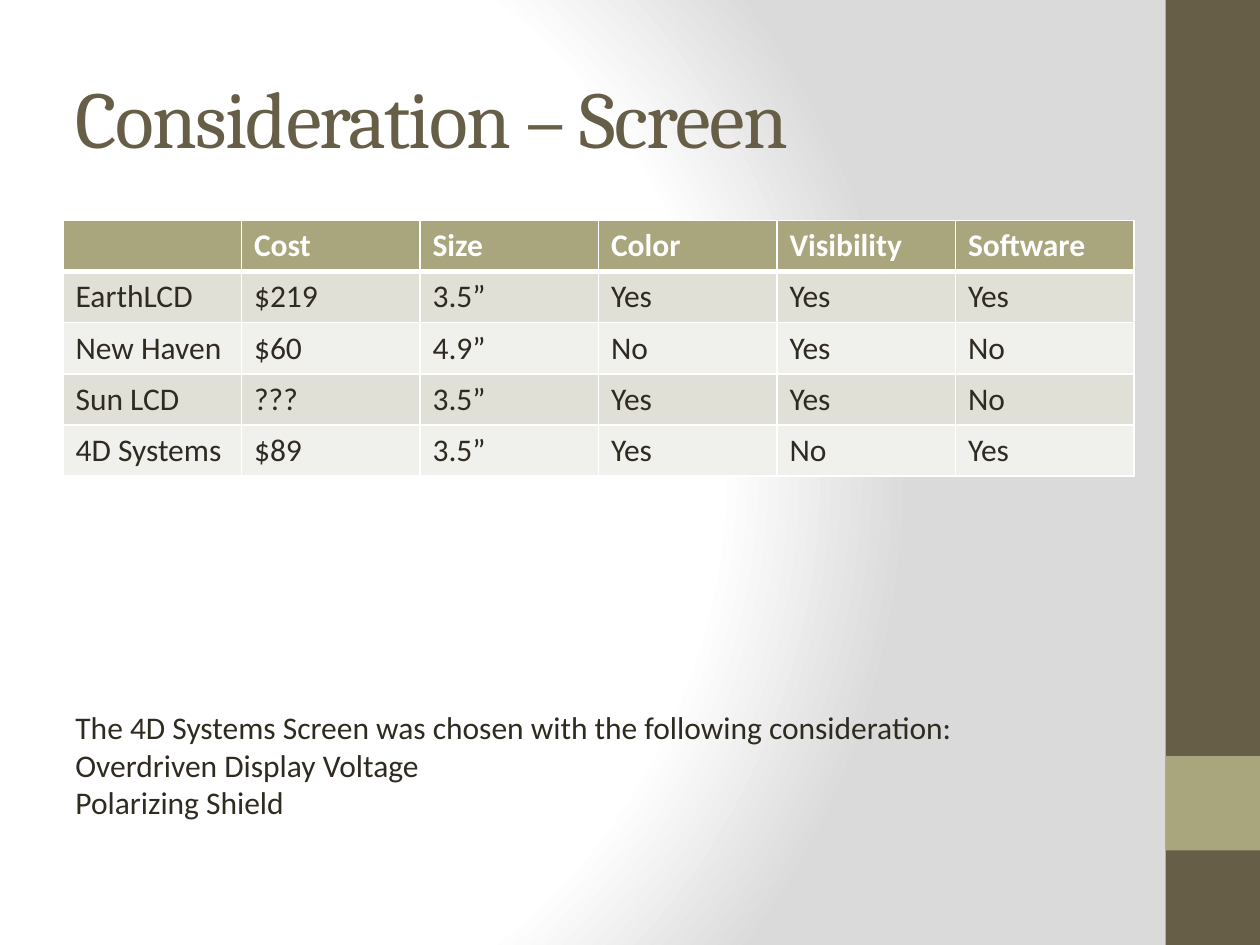
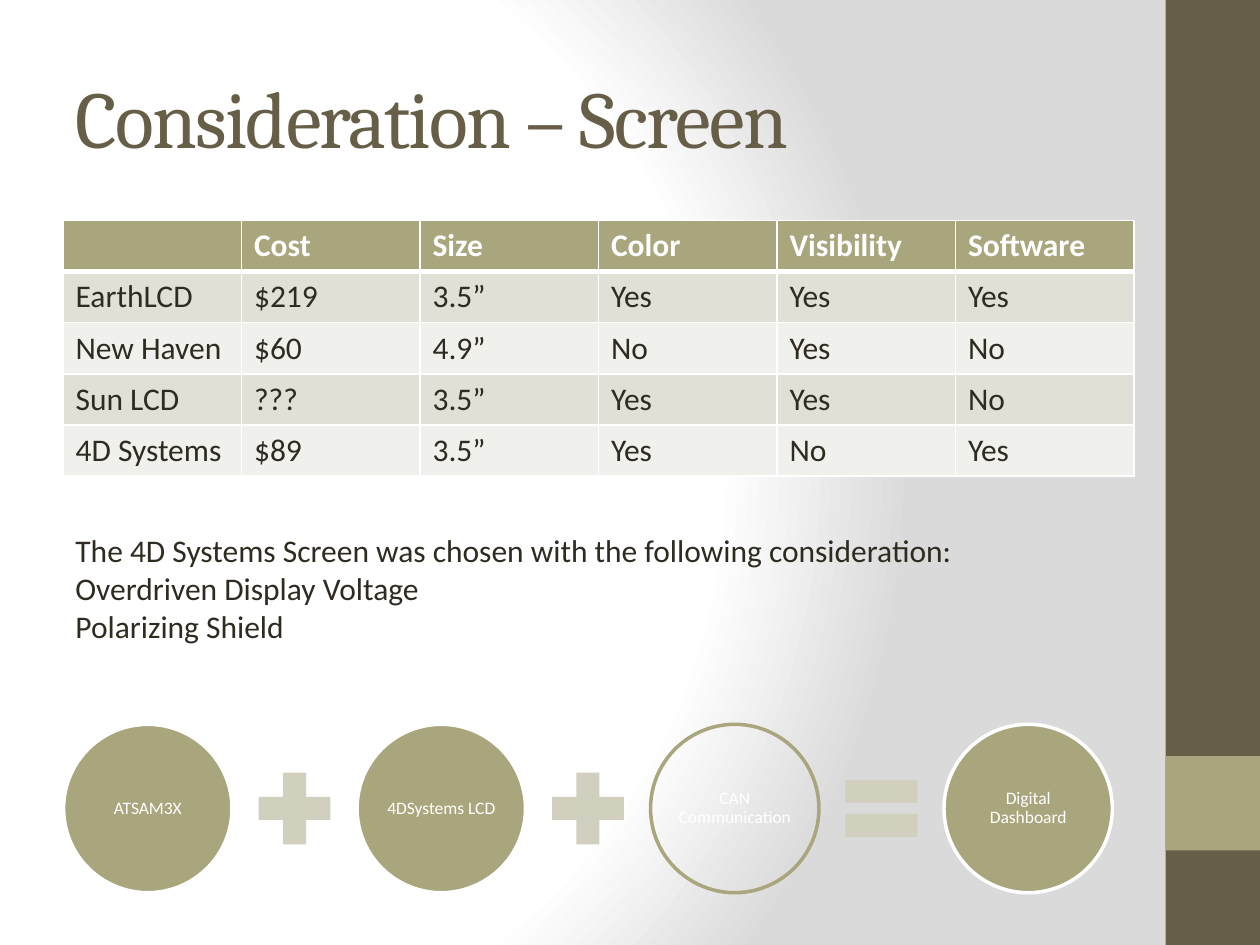
Before and after one commit to noahterickson/DigitalDash, a slide deck: slide 5 of Documentation/Capstone Documents/Presentation/finalPresentation.pptx. Drawn at 1260x945 pixels with LibreOffice and Linux fonts; fonts in the diff are those of the drawing. Boxes give left, top, right and bottom in pixels: in the first picture for what was removed or moved away, otherwise in the second. Text is boxed around its words. In the diff, an @@ line names an element or a change of style, - is before the commit and + after.

```diff
--- a/Documentation/Capstone Documents/Presentation/finalPresentation.pptx
+++ b/Documentation/Capstone Documents/Presentation/finalPresentation.pptx
@@ text "The 4D Systems Screen was ..." moved from (x1=75, y1=717, x2=951, y2=820) to (x1=75, y1=540, x2=951, y2=644) @@
@@ group added at (x1=63, y1=724, x2=1113, y2=893): 4 ellipses, 3 texts, 2 plus signs, 1 math equal @@
+ATSAM3X
+4DSystems LCD
+Digital Dashboard
```
Also in this commit, not shown: 3 other slides changed, 6 slides added, 2 slides removed.
